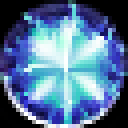
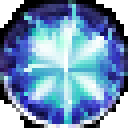
Comparing the layer stacks of the two 128 x 128 images. Changes:
renamed "Layer 1" to "Layer 0", painted on it over left=0, top=0, right=128, bottom=128
removed layer "Background" over left=0, top=0, right=128, bottom=128
